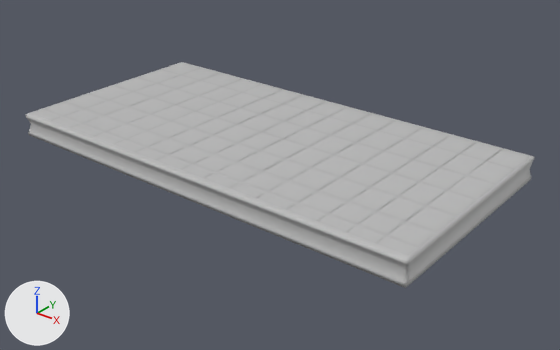
Before and after pictures for a commit that changed the FBX model woodsUnity/Assets/Models/cot.fbx.
Before and after are seen from a 50 mm camera at (0.0198, -0.0237, 0.0131) aimed at (0.0009, 0.0, -0.0016). The axes (+X, +Y, +Z) are drawn at lower left. The lights are the same throughout. Where no turn or scale is listed for an object, it has been applied to the vertices.

In view in the first picture: 'cot'.
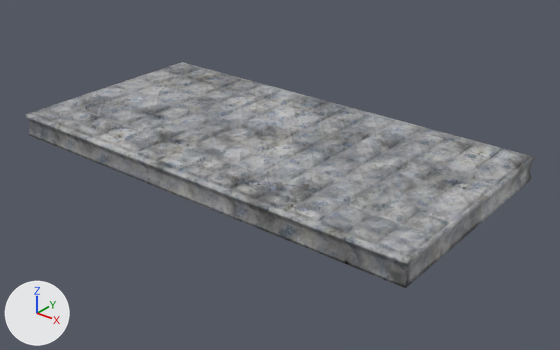
The newer file is also turned or shifted as a whole; pictures and numbers use the older file's frame.

Where the change shows, as pixel boxes [x1, y1, x2, y2] in the pictures (560 x 350 px):
part 1 of me_mesh, deleted: before [26, 62, 534, 288]
part 2 of me_mesh, recoloured: [25, 68, 534, 284] in both

Patch to the scene script:
```diff
--- a/woodsUnity/Assets/Models/cot.fbx.py
+++ b/woodsUnity/Assets/Models/cot.fbx.py
@@ img_furnituretexture2_tga @@
+img_furnituretexture2_tga = load_image('furnituretexture2.tga', '../../../woodsAssets/sourceimages/furnituretexture2.tga', 1024, 1024, 'sRGB')
@@ mat_furnituretexture2 @@
+mat_furnituretexture2 = principled_material('furnituretexture2')
+mat_furnituretexture2.texture = img_furnituretexture2_tga
@@ me_mesh @@
 # used by ob_cot; location = (0.0, 0.0, -0.00041)
-me_mesh.from_pydata(...)  # 2072 vertices, 2070 faces; spans x -0.01..0.01, y -0.005..0.005, z -0.0005..0.0006
+me_mesh.from_pydata(...)  # 1626 vertices, 1624 faces; spans x -0.01..0.01, y -0.005..0.005, z -0.0005..0.0006
+# me_mesh part 1: 446 vertices removed from x -0.01..0.01, y -0.005..0.005, z -0.0005..0.0005
+# me_mesh part 2: 1161 faces spanning x -0.01..0.01, y -0.005..0.005, z -0.0005..0.0006 switch from mat_lambert1 (grey #bcbcbc) to mat_furnituretexture2 (picture img_furnituretexture2_tga)
```
